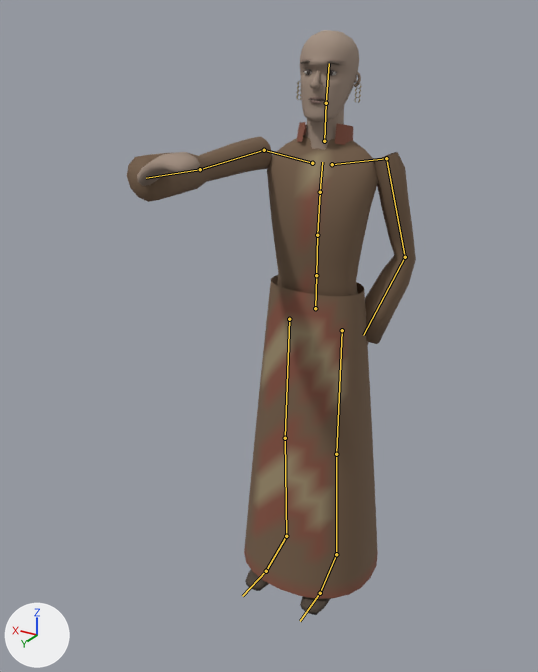
An edit to the glTF model assets/models/characters/sazed.glb, drawn before and after from the same camera.
Both versions are drawn from a 50 mm camera at (-1.1, 2.16, 2.06) aimed at (0.04, 0.24, 1.1). The lights are fixed; the arrows at lower left show +X, +Y and +Z. The older version comes first. Both versions are drawn at frame 6 of the action 'push'; the numbers are the values there. The bones that change, and the others that lie on the model, are drawn over the model as lines.

Names of what the first picture shows: 'Sazed'.
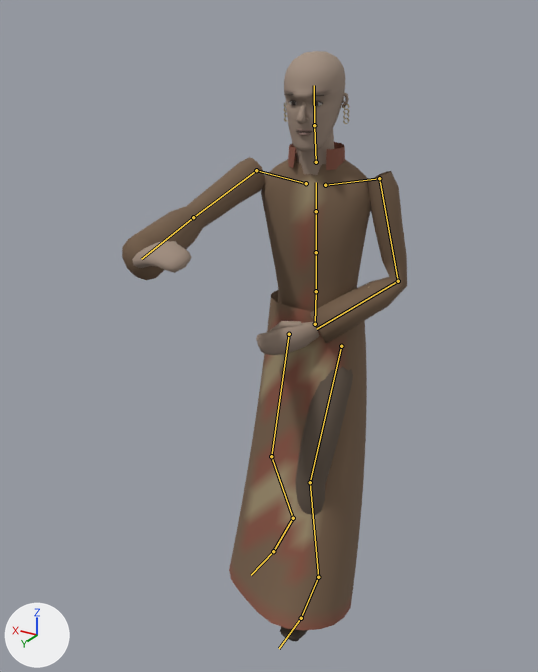
Pixel boxes (x1, y1, x2, y2) of what changed, in the pictures (538 x 672 px):
'Sazed', posed
    before: (127, 30, 416, 615)
    after: (122, 51, 407, 641)
bone 'Hips', root to tip
    before: (315, 308) to (316, 275)
    after: (315, 324) to (316, 291)
bone 'Spine', root to tip
    before: (316, 275) to (317, 235)
    after: (316, 291) to (316, 252)
bone 'Chest', root to tip
    before: (317, 235) to (320, 192)
    after: (316, 252) to (316, 211)
bone 'UpperChest', root to tip
    before: (320, 192) to (322, 162)
    after: (316, 211) to (316, 182)
bone 'LeftUpperArm', root to tip
    before: (386, 158) to (405, 257)
    after: (379, 178) to (398, 281)
bone 'LeftLowerArm', root to tip
    before: (405, 257) to (363, 335)
    after: (398, 281) to (316, 329)
bone 'RightUpperLeg', root to tip
    before: (289, 319) to (285, 438)
    after: (289, 334) to (271, 456)
bone 'RightLowerLeg', root to tip
    before: (285, 438) to (286, 536)
    after: (271, 456) to (293, 518)
bone 'RightFoot', root to tip
    before: (286, 536) to (266, 571)
    after: (293, 518) to (273, 551)
bone 'LeftUpperLeg', root to tip
    before: (342, 330) to (336, 454)
    after: (341, 346) to (310, 482)
bone 'LeftLowerLeg', root to tip
    before: (336, 454) to (336, 554)
    after: (310, 482) to (318, 577)
bone 'LeftFoot', root to tip
    before: (336, 554) to (320, 593)
    after: (318, 577) to (301, 618)

Diff of the bpy script that builds the scene:
```diff
--- a/assets/models/characters/sazed.glb.py
+++ b/assets/models/characters/sazed.glb.py
@@ bone_hips @@
 bone_hips = bpy.data.objects['Armature'].pose.bones['Hips']  # child of 'Root'
-bone_hips.location = (0.0, 0.0, 0.0)
+bone_hips.location = (0.0, -0.058, 0.0)
@@ bone_spine @@
 bone_spine = bpy.data.objects['Armature'].pose.bones['Spine']  # child of 'Hips'
-bone_spine.rotation_quaternion = (1.0, -0.014, 0.027, 0.0)  # degrees (-2, 3, 0)
+bone_spine.rotation_quaternion = (0.999, 0.02, 0.027, -0.001)  # degrees (2, 3, 0)
@@ bone_chest @@
 bone_chest = bpy.data.objects['Armature'].pose.bones['Chest']  # child of 'Spine'
-bone_chest.rotation_quaternion = (0.999, -0.016, 0.032, 0.002)  # degrees (-2, 4, 0)
+bone_chest.rotation_quaternion = (0.999, 0.024, 0.032, 0.0)  # degrees (3, 4, 0)
@@ bone_upperchest @@
 bone_upperchest = bpy.data.objects['Armature'].pose.bones['UpperChest']  # child of 'Chest'
-bone_upperchest.rotation_quaternion = (0.999, -0.016, 0.031, 0.003)  # degrees (-2, 4, 0)
+bone_upperchest.rotation_quaternion = (0.999, 0.024, 0.032, 0.002)  # degrees (3, 4, 0)
@@ bone_leftupperarm @@
 bone_leftupperarm = bpy.data.objects['Armature'].pose.bones['LeftUpperArm']  # child of 'LeftShoulder'
-bone_leftupperarm.rotation_quaternion = (0.806, 0.022, 0.535, -0.253)  # degrees (-29, 61, -52)
+bone_leftupperarm.rotation_quaternion = (0.846, 0.151, 0.478, -0.183)  # degrees (9, 60, -19)
@@ bone_leftlowerarm @@
 bone_leftlowerarm = bpy.data.objects['Armature'].pose.bones['LeftLowerArm']  # child of 'LeftUpperArm'
-bone_leftlowerarm.rotation_quaternion = (0.96, 0.28, 0.0, 0.0)  # degrees (32, 0, 0)
+bone_leftlowerarm.rotation_quaternion = (0.829, 0.559, 0.0, 0.0)  # degrees (68, 0, 0)
@@ bone_rightupperleg @@
 bone_rightupperleg = bpy.data.objects['Armature'].pose.bones['RightUpperLeg']  # child of 'Hips'
-bone_rightupperleg.rotation_quaternion = (1.0, 0.0, 0.0, 0.0)  # degrees (0, 0, 0)
+bone_rightupperleg.rotation_quaternion = (0.997, 0.073, -0.002, -0.019)  # degrees (8, 0, -2)
@@ bone_rightlowerleg @@
 bone_rightlowerleg = bpy.data.objects['Armature'].pose.bones['RightLowerLeg']  # child of 'RightUpperLeg'
-bone_rightlowerleg.rotation_quaternion = (1.0, 0.0, 0.0, 0.0)  # degrees (0, 0, 0)
+bone_rightlowerleg.rotation_quaternion = (0.962, -0.272, 0.0, 0.0)  # degrees (-32, 0, 0)
@@ bone_rightfoot @@
 bone_rightfoot = bpy.data.objects['Armature'].pose.bones['RightFoot']  # child of 'RightLowerLeg'
-bone_rightfoot.rotation_quaternion = (1.0, 0.0, 0.0, 0.0)  # degrees (0, 0, 0)
+bone_rightfoot.rotation_quaternion = (0.979, 0.2, 0.023, 0.018)  # degrees (23, 2, 2)
@@ bone_leftupperleg @@
 bone_leftupperleg = bpy.data.objects['Armature'].pose.bones['LeftUpperLeg']  # child of 'Hips'
-bone_leftupperleg.rotation_quaternion = (1.0, 0.0, 0.0, 0.0)  # degrees (0, 0, 0)
+bone_leftupperleg.rotation_quaternion = (0.976, 0.217, 0.0, 0.0)  # degrees (25, 0, 0)
@@ bone_leftlowerleg @@
 bone_leftlowerleg = bpy.data.objects['Armature'].pose.bones['LeftLowerLeg']  # child of 'LeftUpperLeg'
-bone_leftlowerleg.rotation_quaternion = (1.0, 0.0, 0.0, 0.0)  # degrees (0, 0, 0)
+bone_leftlowerleg.rotation_quaternion = (0.962, -0.272, 0.0, 0.0)  # degrees (-32, 0, 0)
@@ bone_leftfoot @@
 bone_leftfoot = bpy.data.objects['Armature'].pose.bones['LeftFoot']  # child of 'LeftLowerLeg'
-bone_leftfoot.rotation_quaternion = (1.0, 0.0, 0.0, 0.0)  # degrees (0, 0, 0)
+bone_leftfoot.rotation_quaternion = (0.998, 0.057, -0.002, -0.002)  # degrees (6, 0, 0)
```
